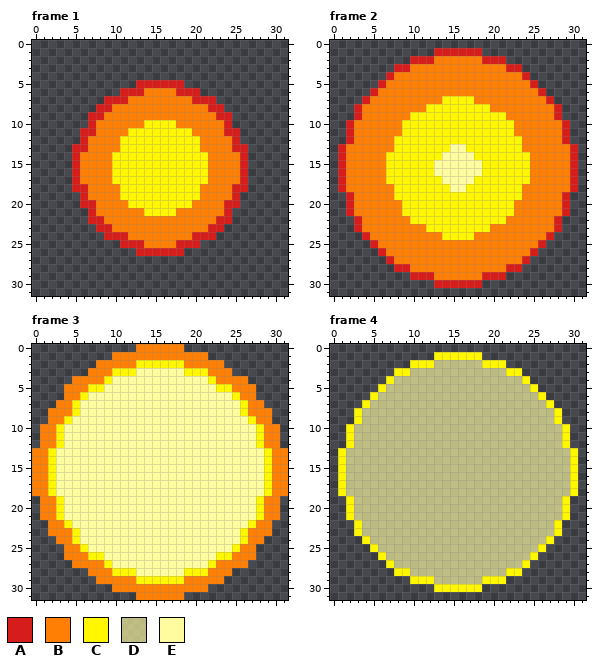
Pixel-art file, stored at arts/pixelArt/aespriteFiles/explosion.aseprite. The picture above was drawn from the file before the commit.
32x32 pixels, 5 frames. Shown: frame 1, frame 2, frame 3, frame 4. The commit also changed other frames, which this record leaves out.
Visible layers, top first: "Layer 2", "Layer 1".
Palette (. is transparent): A #d71c1c  B #ff7e04  C #fff700  D #fffca0a7  E #fffca0
Pixels before, frame 1, first column x 5:
 5 ........AAAAAA........
 6 ......AAABBBBAAA......
 7 ....AAABBBBBBBBAAA....
 8 ...AABBBBBBBBBBBBAA...
 9 ..AABBBBBBBBBBBBBBAA..
10 ..ABBBBBBCCCCBBBBBBA..
11 .AABBBBCCCCCCCCBBBBAA.
12 .ABBBBCCCCCCCCCCBBBBA.
13 AABBBBCCCCCCCCCCBBBBAA
14 ABBBBCCCCCCCCCCCCBBBBA
15 ABBBBCCCCCCCCCCCCBBBBA
16 ABBBBCCCCCCCCCCCCBBBBA
17 ABBBBCCCCCCCCCCCCBBBBA
18 AABBBBCCCCCCCCCCBBBBAA
19 .ABBBBCCCCCCCCCCBBBBA.
20 .AABBBBCCCCCCCCBBBBAA.
21 ..ABBBBBBCCCCBBBBBBA..
22 ..AABBBBBBBBBBBBBBAA..
23 ...AABBBBBBBBBBBBAA...
24 ....AAABBBBBBBBAAA....
25 ......AAABBBBAAA......
26 ........AAAAAA........
Pixels before, frame 2, first column x 1:
 1 ............AAAAAA............
 2 .........AAABBBBBBAAA.........
 3 .......AABBBBBBBBBBBBAA.......
 4 ......ABBBBBBBBBBBBBBBBA......
 5 .....ABBBBBBBBBBBBBBBBBBA.....
 6 ....ABBBBBBBBBBBBBBBBBBBBA....
 7 ...ABBBBBBBBBCCCCBBBBBBBBBA...
 8 ..ABBBBBBBBCCCCCCCCBBBBBBBBA..
 9 ..ABBBBBBCCCCCCCCCCCCBBBBBBA..
10 .ABBBBBBCCCCCCCCCCCCCCBBBBBBA.
11 .ABBBBBBCCCCCCCCCCCCCCBBBBBBA.
12 .ABBBBBCCCCCCCCCCCCCCCCBBBBBA.
13 ABBBBBBCCCCCCCEECCCCCCCBBBBBBA
14 ABBBBBCCCCCCCEEEECCCCCCCBBBBBA
15 ABBBBBCCCCCCEEEEEECCCCCCBBBBBA
16 ABBBBBCCCCCCEEEEEECCCCCCBBBBBA
17 ABBBBBCCCCCCCEEEECCCCCCCBBBBBA
18 ABBBBBBCCCCCCCEECCCCCCCBBBBBBA
19 .ABBBBBCCCCCCCCCCCCCCCCBBBBBA.
20 .ABBBBBBCCCCCCCCCCCCCCBBBBBBA.
21 .ABBBBBBCCCCCCCCCCCCCCBBBBBBA.
22 ..ABBBBBBCCCCCCCCCCCCBBBBBBA..
23 ..ABBBBBBBBCCCCCCCCBBBBBBBBA..
24 ...ABBBBBBBBBCCCCBBBBBBBBBA...
25 ....ABBBBBBBBBBBBBBBBBBBBA....
26 .....ABBBBBBBBBBBBBBBBBBA.....
27 ......ABBBBBBBBBBBBBBBBA......
28 .......AABBBBBBBBBBBBAA.......
29 .........AAABBBBBBAAA.........
30 ............AAAAAA............
Pixels before, frame 3, first column x 0:
 0 .............BBBBBB.............
 1 ..........BBBBBBBBBBBB..........
 2 ........BBBBBCCCCCCBBBBB........
 3 .......BBBCCCEEEEEECCCBBB.......
 4 .....BBBBCEEEEEEEEEEEECBBBB.....
 5 ....BBBCCEEEEEEEEEEEEEECCBBB....
 6 ....BBCEEEEEEEEEEEEEEEEEECBB....
 7 ...BBCEEEEEEEEEEEEEEEEEEEECBB...
 8 ..BBBCEEEEEEEEEEEEEEEEEEEECBBB..
 9 ..BBCEEEEEEEEEEEEEEEEEEEEEECBB..
10 .BBCEEEEEEEEEEEEEEEEEEEEEEEECBB.
11 .BBCEEEEEEEEEEEEEEEEEEEEEEEECBB.
12 .BBCEEEEEEEEEEEEEEEEEEEEEEEECBB.
13 BBCEEEEEEEEEEEEEEEEEEEEEEEEEECBB
14 BBCEEEEEEEEEEEEEEEEEEEEEEEEEECBB
15 BBCEEEEEEEEEEEEEEEEEEEEEEEEEECBB
16 BBCEEEEEEEEEEEEEEEEEEEEEEEEEECBB
17 BBCEEEEEEEEEEEEEEEEEEEEEEEEEECBB
18 BBCEEEEEEEEEEEEEEEEEEEEEEEEEECBB
19 .BBCEEEEEEEEEEEEEEEEEEEEEEEECBB.
20 .BBCEEEEEEEEEEEEEEEEEEEEEEEECBB.
21 .BBCEEEEEEEEEEEEEEEEEEEEEEEECBB.
22 ..BBCEEEEEEEEEEEEEEEEEEEEEECBB..
23 ..BBBCEEEEEEEEEEEEEEEEEEEECBBB..
24 ...BBCEEEEEEEEEEEEEEEEEEEECBB...
25 ....BBCEEEEEEEEEEEEEEEEEECBB....
26 ....BBBCCEEEEEEEEEEEEEECCBBB....
27 .....BBBBCEEEEEEEEEEEECBBBB.....
28 .......BBBCCCEEEEEECCCBBB.......
29 ........BBBBBCCCCCCBBBBB........
30 ..........BBBBBBBBBBBB..........
31 .............BBBBBB.............
Pixels before, frame 4, first column x 1:
 1 ............CCCCCC............
 2 .........CCCDDDDDDCCC.........
 3 .......CCDDDDDDDDDDDDCC.......
 4 ......CDDDDDDDDDDDDDDDDC......
 5 .....CDDDDDDDDDDDDDDDDDDC.....
 6 ....CDDDDDDDDDDDDDDDDDDDDC....
 7 ...CDDDDDDDDDDDDDDDDDDDDDDC...
 8 ..CDDDDDDDDDDDDDDDDDDDDDDDDC..
 9 ..CDDDDDDDDDDDDDDDDDDDDDDDDC..
10 .CDDDDDDDDDDDDDDDDDDDDDDDDDDC.
11 .CDDDDDDDDDDDDDDDDDDDDDDDDDDC.
12 .CDDDDDDDDDDDDDDDDDDDDDDDDDDC.
13 CDDDDDDDDDDDDDDDDDDDDDDDDDDDDC
14 CDDDDDDDDDDDDDDDDDDDDDDDDDDDDC
15 CDDDDDDDDDDDDDDDDDDDDDDDDDDDDC
16 CDDDDDDDDDDDDDDDDDDDDDDDDDDDDC
17 CDDDDDDDDDDDDDDDDDDDDDDDDDDDDC
18 CDDDDDDDDDDDDDDDDDDDDDDDDDDDDC
19 .CDDDDDDDDDDDDDDDDDDDDDDDDDDC.
20 .CDDDDDDDDDDDDDDDDDDDDDDDDDDC.
21 .CDDDDDDDDDDDDDDDDDDDDDDDDDDC.
22 ..CDDDDDDDDDDDDDDDDDDDDDDDDC..
23 ..CDDDDDDDDDDDDDDDDDDDDDDDDC..
24 ...CDDDDDDDDDDDDDDDDDDDDDDC...
25 ....CDDDDDDDDDDDDDDDDDDDDC....
26 .....CDDDDDDDDDDDDDDDDDDC.....
27 ......CDDDDDDDDDDDDDDDDC......
28 .......CCDDDDDDDDDDDDCC.......
29 .........CCCDDDDDDCCC.........
30 ............CCCCCC............
Once edited:
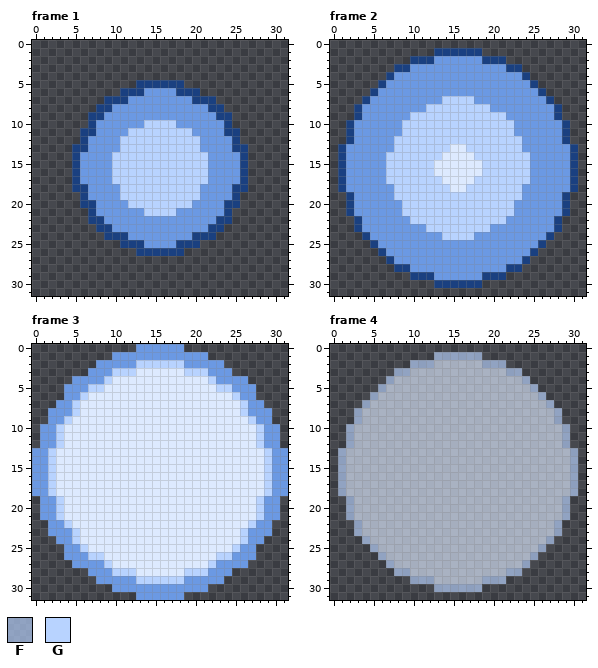
Colours new in this view: F #b8d3ffa7  G #b8d3ff
The edit:
colour A: #d71c1c -> #1a4080
colour B: #ff7e04 -> #6b99e3
colour D: #fffca0a7 -> #ddeaffa7
colour E: #fffca0 -> #ddeaff
Frame 1, layer "Layer 2":
y 10: x 14..17 CCCC -> GGGG
y 11: x 12..19 CCCCCCCC -> GGGGGGGG
y 12..13: x 11..20 CCCCCCCCCC -> GGGGGGGGGG
y 14..17: x 10..21 CCCCCCCCCCCC -> GGGGGGGGGGGG
y 18..19: x 11..20 CCCCCCCCCC -> GGGGGGGGGG
y 20: x 12..19 CCCCCCCC -> GGGGGGGG
y 21: x 14..17 CCCC -> GGGG
Frame 2, layer "Layer 2":
y 7: x 14..17 CCCC -> GGGG
y 8: x 12..19 CCCCCCCC -> GGGGGGGG
y 9: x 10..21 CCCCCCCCCCCC -> GGGGGGGGGGGG
y 10..11: x 9..22 CCCCCCCCCCCCCC -> GGGGGGGGGGGGGG
y 12: x 8..23 CCCCCCCCCCCCCCCC -> GGGGGGGGGGGGGGGG
y 13: x 8..14 CCCCCCC -> GGGGGGG; x 17..23 CCCCCCC -> GGGGGGG
y 14: x 7..13 CCCCCCC -> GGGGGGG; x 18..24 CCCCCCC -> GGGGGGG
y 15..16: x 7..12 CCCCCC -> GGGGGG; x 19..24 CCCCCC -> GGGGGG
y 17: x 7..13 CCCCCCC -> GGGGGGG; x 18..24 CCCCCCC -> GGGGGGG
y 18: x 8..14 CCCCCCC -> GGGGGGG; x 17..23 CCCCCCC -> GGGGGGG
y 19: x 8..23 CCCCCCCCCCCCCCCC -> GGGGGGGGGGGGGGGG
y 20..21: x 9..22 CCCCCCCCCCCCCC -> GGGGGGGGGGGGGG
y 22: x 10..21 CCCCCCCCCCCC -> GGGGGGGGGGGG
y 23: x 12..19 CCCCCCCC -> GGGGGGGG
y 24: x 14..17 CCCC -> GGGG
Frame 3, layer "Layer 2":
y 2: x 13..18 CCCCCC -> GGGGGG
y 3: x 10..12 CCC -> GGG; x 19..21 CCC -> GGG
y 4: x 9 C -> G; x 22 C -> G
y 5: x 7..8 CC -> GG; x 23..24 CC -> GG
y 6: x 6 C -> G; x 25 C -> G
y 7..8: x 5 C -> G; x 26 C -> G
y 9: x 4 C -> G; x 27 C -> G
y 10..12: x 3 C -> G; x 28 C -> G
y 13..18: x 2 C -> G; x 29 C -> G
y 19..21: x 3 C -> G; x 28 C -> G
y 22: x 4 C -> G; x 27 C -> G
y 23..24: x 5 C -> G; x 26 C -> G
y 25: x 6 C -> G; x 25 C -> G
y 26: x 7..8 CC -> GG; x 23..24 CC -> GG
y 27: x 9 C -> G; x 22 C -> G
y 28: x 10..12 CCC -> GGG; x 19..21 CCC -> GGG
y 29: x 13..18 CCCCCC -> GGGGGG
Frame 4, layer "Layer 2":
y 1: x 13..18 CCCCCC -> FFFFFF
y 2: x 10..12 CCC -> FFF; x 19..21 CCC -> FFF
y 3: x 8..9 CC -> FF; x 22..23 CC -> FF
y 4: x 7 C -> F; x 24 C -> F
y 5: x 6 C -> F; x 25 C -> F
y 6: x 5 C -> F; x 26 C -> F
y 7: x 4 C -> F; x 27 C -> F
y 8..9: x 3 C -> F; x 28 C -> F
y 10..12: x 2 C -> F; x 29 C -> F
y 13..18: x 1 C -> F; x 30 C -> F
y 19..21: x 2 C -> F; x 29 C -> F
y 22..23: x 3 C -> F; x 28 C -> F
y 24: x 4 C -> F; x 27 C -> F
y 25: x 5 C -> F; x 26 C -> F
y 26: x 6 C -> F; x 25 C -> F
y 27: x 7 C -> F; x 24 C -> F
y 28: x 8..9 CC -> FF; x 22..23 CC -> FF
y 29: x 10..12 CCC -> FFF; x 19..21 CCC -> FFF
y 30: x 13..18 CCCCCC -> FFFFFF
